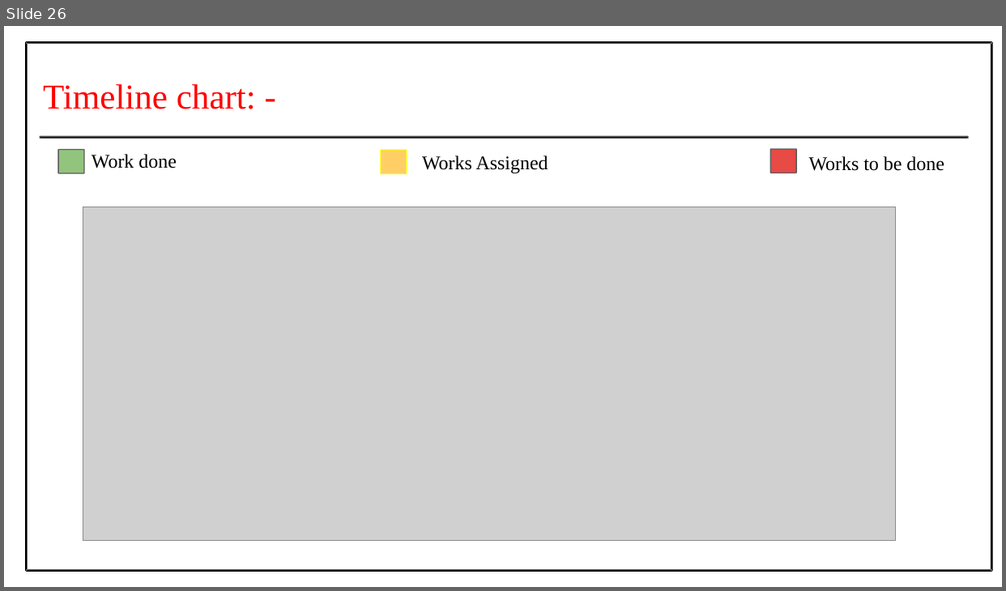
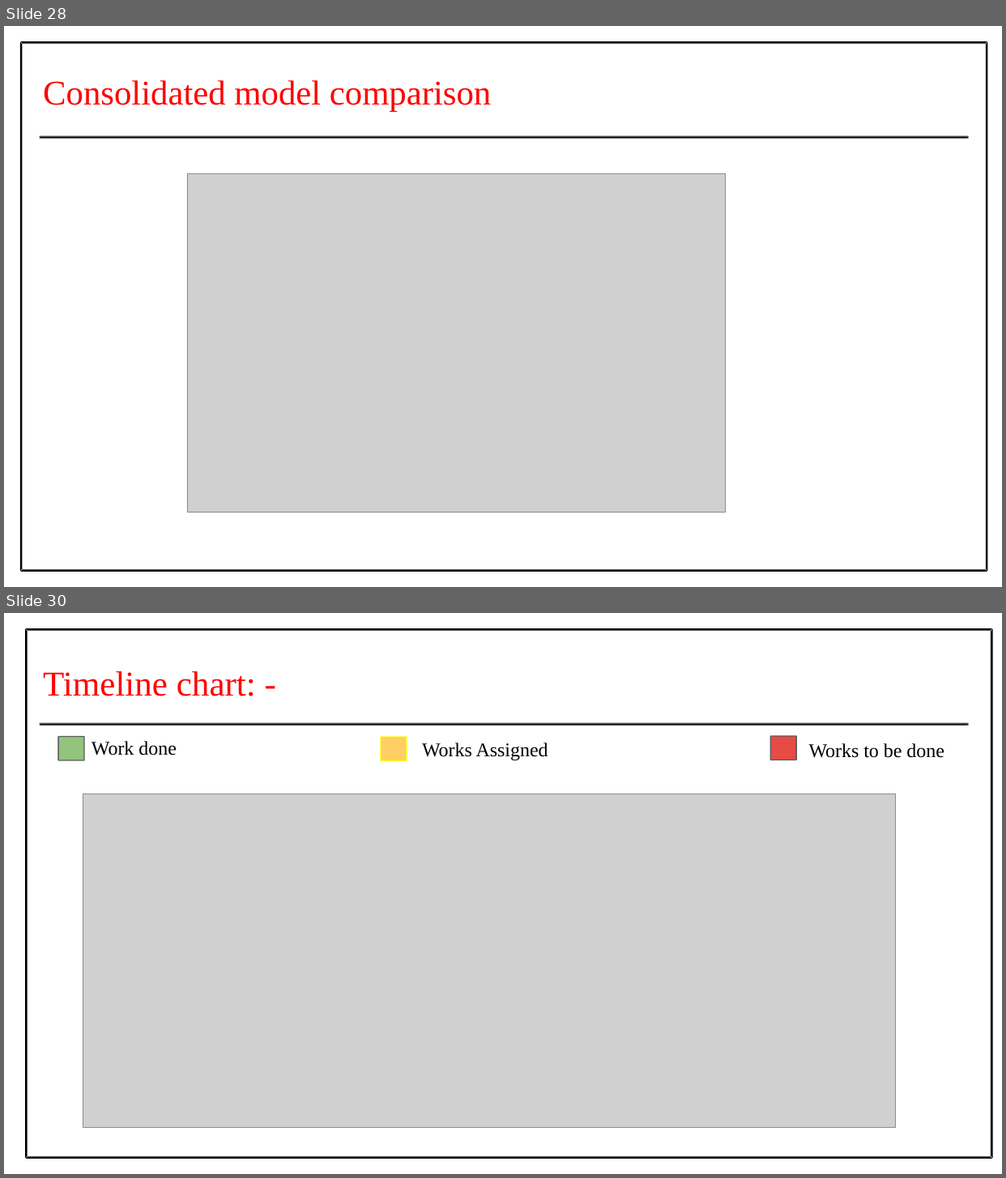
Before and after one commit to Prithiv-vijai/5g_MEC, a slide deck: Batch_4 IT-G2.pptx. Shown one above the other, each under a label of ours: slide 26 before the commit, slides 28 and 30 after it; the slides between them are not shown. The pictures are 1006x591 and 1006x1178 pixels, drawn with LibreOffice and Linux fonts; fonts in the diff are those of the drawing; grey boxes stand for pictures. Boxes give left, top, right and bottom in pixels: in the first picture for what was removed or moved away, otherwise in the second. Text is boxed around its words. In the diff, an @@ line names an element or a change of style, - is before the commit and + after.

Commit message:
first review change - categorised models (14 models)

```diff
--- a/Batch_4 IT-G2.pptx
+++ b/Batch_4 IT-G2.pptx
@@ slide 28 added at (x1=4, y1=26, x2=1002, y2=587), background #FFFFFF @@
@@ freeform shape added at (x1=20, y1=41, x2=987, y2=572), fill #000000 @@
@@ text added at (x1=43, y1=80, x2=491, y2=112), 50 pt, text #FF0000 @@
+Consolidated model comparison
@@ freeform shape added at (x1=40, y1=136, x2=968, y2=139), fill #000000 @@
@@ freeform shape added at (x1=40, y1=136, x2=969, y2=139), fill #595959 @@
@@ picture added at (x1=187, y1=173, x2=726, y2=513) @@
@@ what was slide 26 is now slide 30 @@
```
Also in this commit, not shown: 7 slides changed, 3 other slides added, 27 other files.
